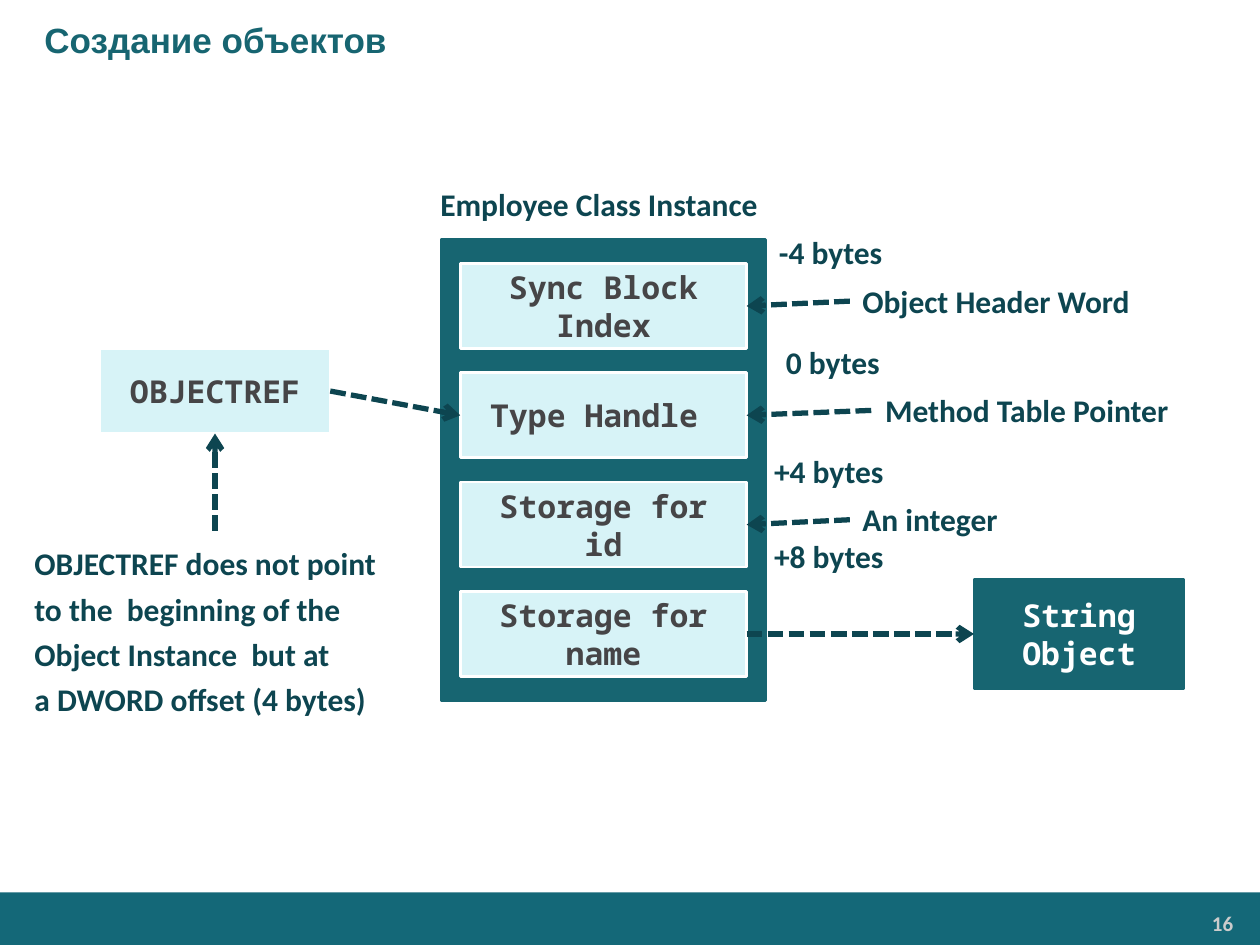
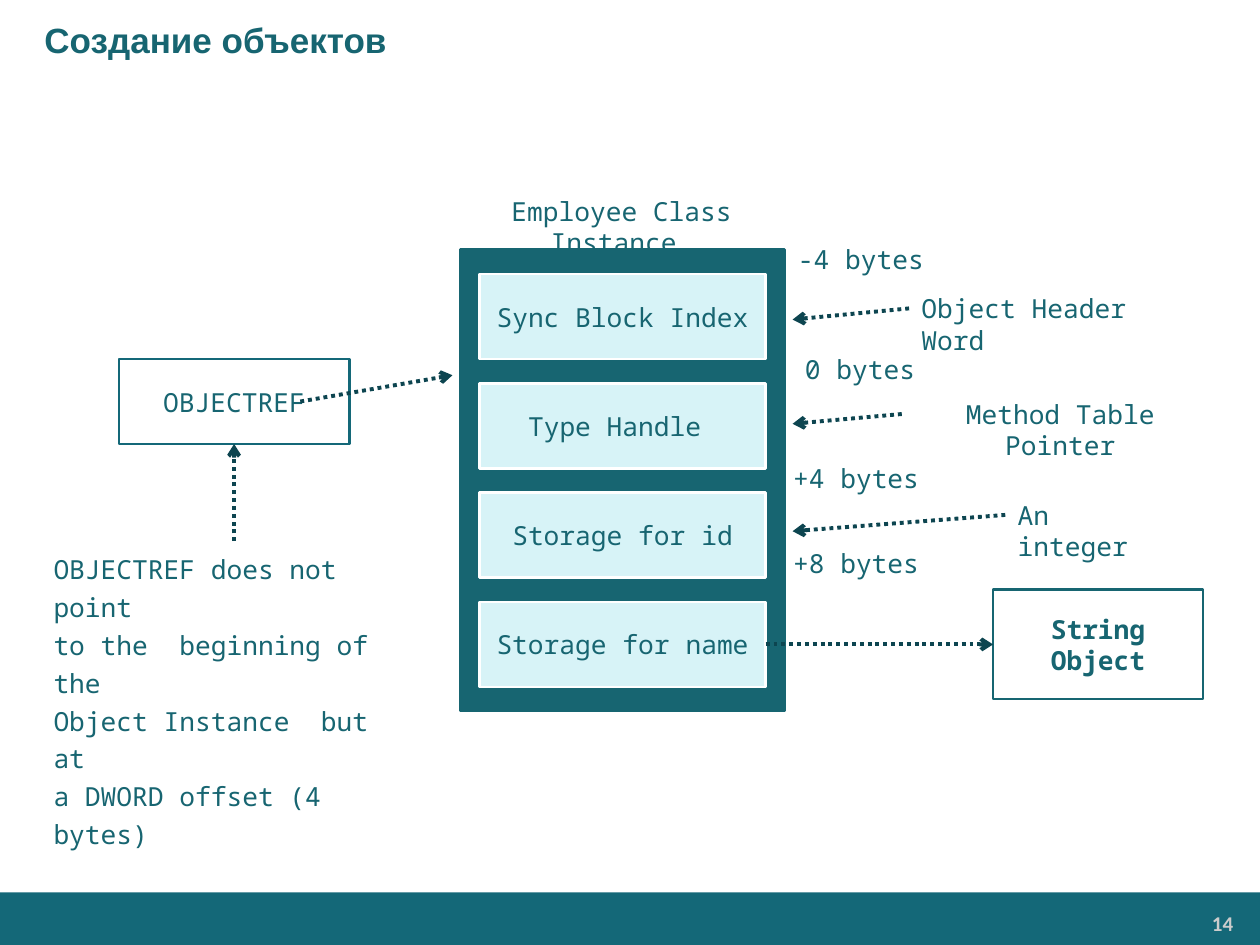
Before and after one commit to EPM-RD-NETLAB/.NET-Framework-modules, a slide deck: slide 14 of M3. Types/Types (RU).pptx (slide 16 before the commit). Drawn at 1260x945 pixels with LibreOffice and Linux fonts; fonts in the diff are those of the drawing; background and template pictures are left out. Boxes give left, top, right and bottom in pixels: in the first picture for what was removed or moved away, otherwise in the second. Text is boxed around its words. In the diff, an @@ line names an element or a change of style, - is before the commit and + after.

```diff
--- a/M3. Types/Types (RU).pptx
+++ b/M3. Types/Types (RU).pptx
@@ text "Employee Class Instance": place and size @@
-text "Employee Class Instance" at (440, 194, 758, 221)
+text "Employee Class Instance" at (511, 201, 732, 260)
@@ text "-4 bytes": place and size @@
-text "-4 bytes" at (779, 242, 883, 269)
+text "-4 bytes" at (798, 249, 924, 276)
@@ text "Object Header Word": place and size @@
-text "Object Header Word" at (862, 291, 1130, 319)
+text "Object Header Word" at (921, 298, 1126, 351)
@@ arrow moved from (850, 301) - (747, 306) to (910, 309) - (793, 320) @@
@@ arrow (910, 309) - (793, 320): stroke #0D4650 3 pt dashed to #0D4650 2.25 pt dashed @@
@@ rectangle "OBJECTREF" at (118, 359, 349, 444): size 18 to 15 pt, text colour #464547 to #176571, bold off; fill #D7F3F7 to none; outline #FFFFFF 1.5 pt to #146878 1.5 pt @@
@@ text "0 bytes": place and size @@
-text "0 bytes" at (786, 352, 880, 379)
+text "0 bytes" at (805, 359, 915, 386)
@@ arrow moved from (330, 391) - (460, 416) to (300, 402) - (452, 375) @@
@@ arrow (300, 402) - (452, 375): stroke #0D4650 3 pt dashed to #0D4650 2.25 pt dashed @@
@@ arrow moved from (871, 411) - (747, 416) to (902, 415) - (793, 423) @@
@@ arrow (902, 415) - (793, 423): stroke #0D4650 3 pt dashed to #0D4650 2.25 pt dashed @@
@@ text "Method Table Pointer": place and size @@
-text "Method Table Pointer" at (885, 400, 1168, 423)
+text "Method Table Pointer" at (966, 404, 1155, 456)
@@ 7 rectangles, 2 arrows: place and size @@
-7 rectangles, 2 arrows at (100, 239, 1184, 701)
+7 rectangles, 2 arrows at (118, 249, 1203, 711)
@@ arrow (234, 542) - (234, 444): stroke #0D4650 3 pt dashed to #0D4650 2.25 pt dashed @@
@@ text "+4 bytes": place and size @@
-text "+4 bytes" at (774, 461, 884, 488)
+text "+4 bytes" at (793, 468, 919, 495)
@@ size 18 to 15 pt, font Calibri to Noto Sans Mono, text colour #0D4650 to #176571, bold off in 9 elements at (54, 559, 368, 851), (511, 201, 732, 260), (966, 404, 1155, 456), (793, 468, 919, 495), (793, 553, 919, 580), (805, 359, 915, 386), (921, 298, 1126, 351), (798, 249, 924, 276), (1018, 506, 1128, 563) @@
@@ text "An integer": place and size @@
-text "An integer" at (862, 509, 997, 537)
+text "An integer" at (1018, 506, 1128, 563)
@@ arrow removed from (850, 519) to (747, 524) @@
@@ arrow added from (1005, 515) to (793, 532), #0D4650 2.25 pt dashed @@
@@ text "OBJECTREF does not point": place and size @@
-text "OBJECTREF does not point" at (34, 553, 376, 716)
+text "OBJECTREF does not point" at (54, 559, 368, 851)
@@ text "+8 bytes": place and size @@
-text "+8 bytes" at (774, 546, 884, 573)
+text "+8 bytes" at (793, 553, 919, 580)
@@ rectangle "String Object" at (993, 590, 1203, 699): size 18 to 15 pt, text colour #FFFFFF to #176571; fill #176571 to none @@
@@ size 18 to 15 pt, text colour #464547 to #176571, bold off in 4 elements at (479, 383, 765, 467), (479, 273, 765, 358), (479, 493, 765, 577), (479, 602, 765, 687) @@
@@ arrow (766, 644) - (993, 644): stroke #0D4650 3 pt dashed to #0D4650 2.25 pt dashed @@
@@ page number at (1212, 917, 1233, 931): text changed @@
-16
+14
```
Also in this commit, not shown: 11 other slides changed, 8 slides added, 9 slides removed, 5 other files.
